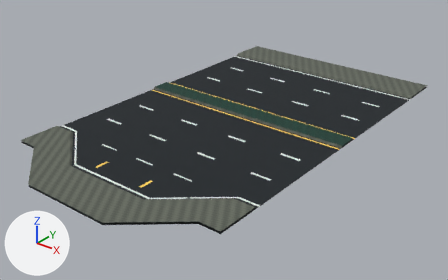
Two versions of the glTF model Resource/Export/CQ04B/road_arterial_6lane_16m_transit_bay_LOD0.glb, one commit apart.
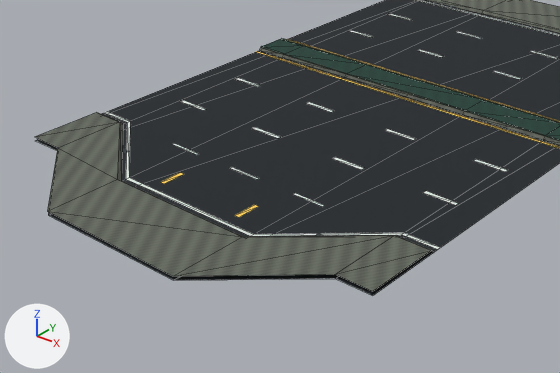
The first picture shows the older version from a camera (50 mm lens) standing at (31.6, -31.8, 17.0) and looking at (8.0, -2.3, -1.3). The close-ups show the older and then the newer version on the part from 0% to 74% of the width and 21% to 100% of the height of that picture. Only the edits that show in the close-ups are written down. Lighting does not change. The marker at lower left points along +X, +Y and +Z. The close-ups show mesh edges as thin lines. Vertices at exactly the same position are counted once.

Objects in the first close-up: 'road_arterial_6lane_16m_transit_bay__markings', 'road_arterial_6lane_16m_transit_bay__surface' and 2 more.
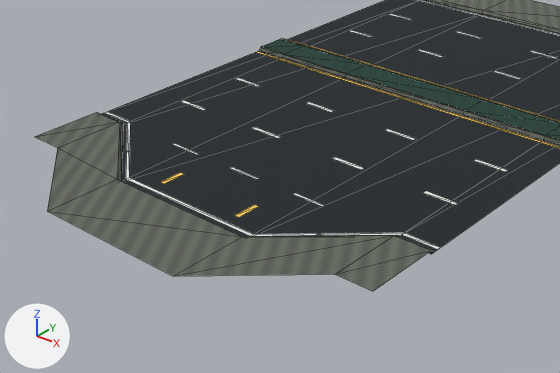
The edits, one by one:
me_road_arterial_6lane_16m_transit_bay_lod0_surface has 84 vertices, 80 faces and spans x 0.0..16.0, y -15.5..12.5, z 0.0..0.2.
me_road_arterial_6lane_16m_transit_bay_lod0_surface is used by ob_road_arterial_6lane_16m_transit_bay__surface; location (0.0, 0.0, 0.0).
me_road_arterial_6lane_16m_transit_bay_lod0_surface part 1: all 2 vertices in x 0.0..1.4, y -12.5, z 0.0 are moved by (0.0, 2.8, 0.0).
me_road_arterial_6lane_16m_transit_bay_lod0_surface part 2: all 2 vertices in x 14.6..16.0, y -12.5, z 0.0 are moved by (0.0, 2.8, 0.0).
me_road_arterial_6lane_16m_transit_bay_lod0_surface part 3: the 1 vertex in x 5.0, y -15.5, z 0.0 is moved by (0.0, 2.8, 0.0).
me_road_arterial_6lane_16m_transit_bay_lod0_surface part 4: the 1 vertex in x 11.0, y -15.5, z 0.0 is moved by (0.0, 2.8, 0.0).

Changed parts and their boxes [x1, y1, x2, y2] in the close-ups (560 x 373 px; the box of a moved part takes in the faces that stretch with it):
'road_arterial_6lane_16m_transit_bay__surface', reshaped
    before: [35, 0, 560, 296]
    after: [35, 0, 560, 291]
part 1 of me_road_arterial_6lane_16m_transit_bay_lod0_surface, moved or reshaped
    before: [35, 0, 473, 150]
    after: [102, 0, 480, 124]
part 2 of me_road_arterial_6lane_16m_transit_bay_lod0_surface, moved or reshaped
    before: [336, 140, 560, 296]
    after: [399, 140, 560, 254]
part 3 of me_road_arterial_6lane_16m_transit_bay_lod0_surface, moved or reshaped
    before: [48, 12, 560, 215]
    after: [121, 14, 560, 181]
part 4 of me_road_arterial_6lane_16m_transit_bay_lod0_surface, moved or reshaped
    before: [49, 44, 560, 280]
    after: [123, 50, 560, 237]
